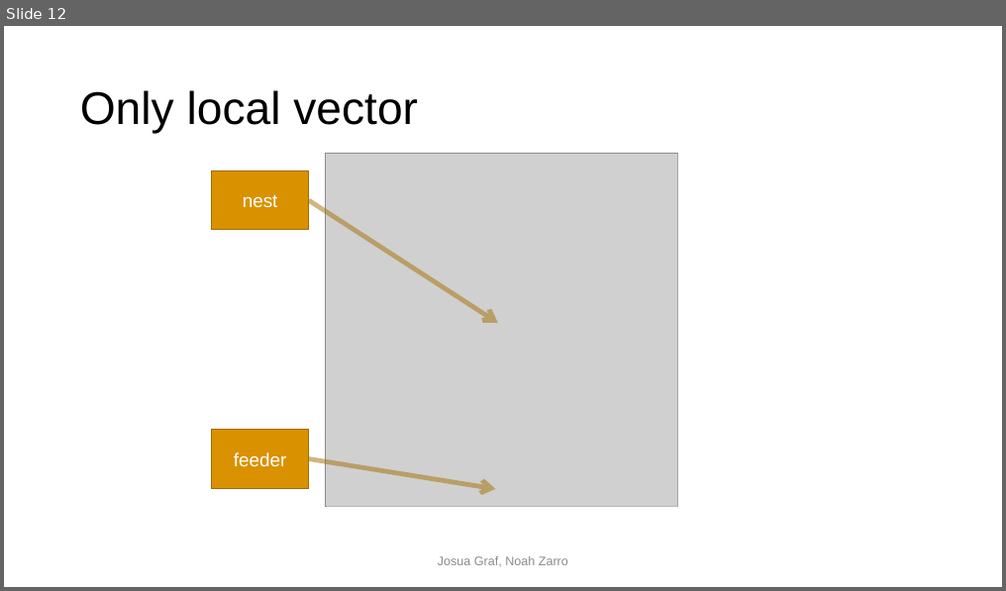
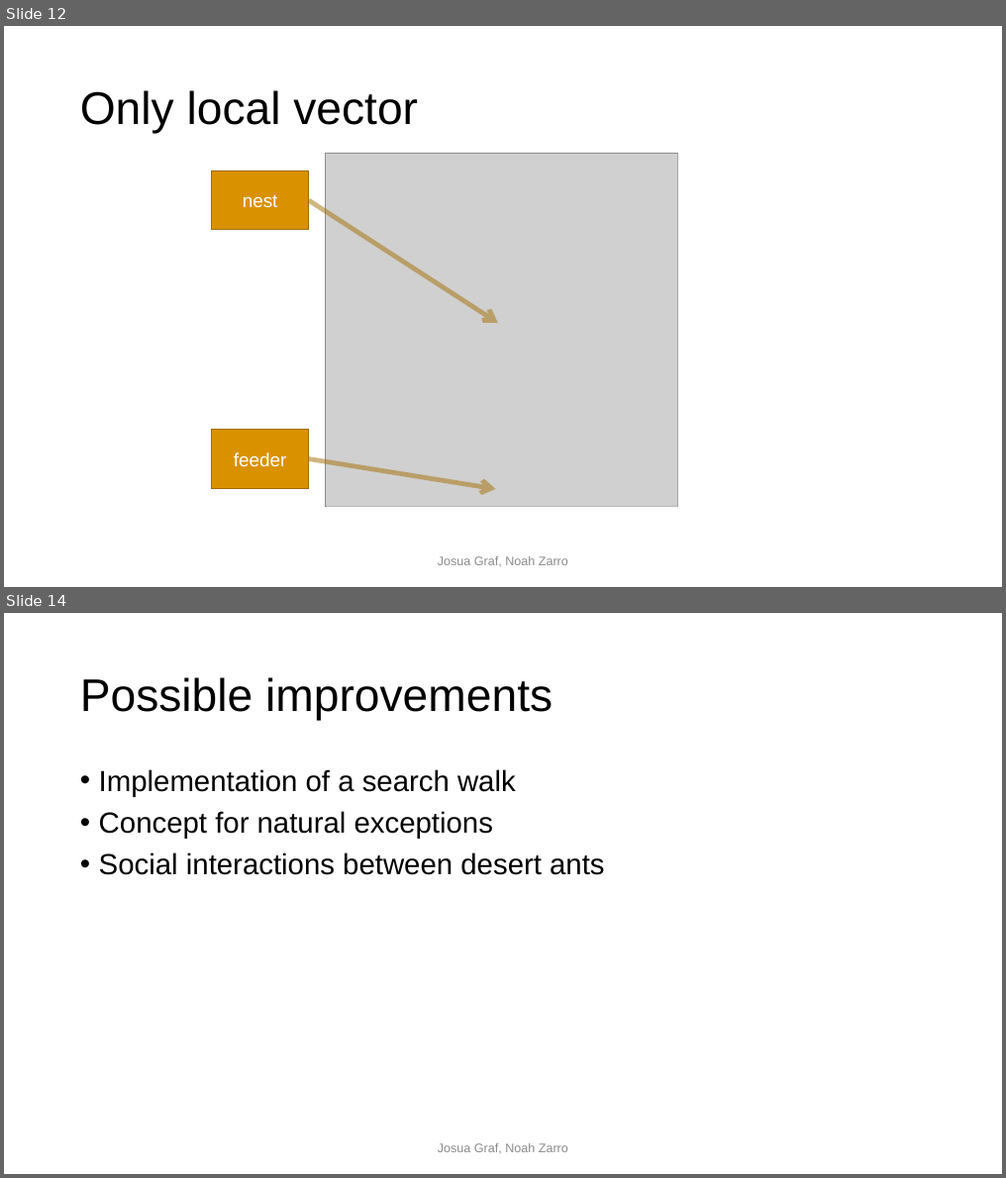
Before and after one commit to noahzarro/project_template, a slide deck: final_presentation/Back to home in desert.pptx. Shown one above the other, each under a label of ours: slide 12 before the commit, slides 12 and 14 after it; the slides between them are not shown. The pictures are 1006x591 and 1006x1178 pixels, drawn with LibreOffice and Linux fonts; fonts in the diff are those of the drawing; grey boxes stand for pictures; background and template pictures are left out. Boxes give left, top, right and bottom in pixels: in the first picture for what was removed or moved away, otherwise in the second. Text is boxed around its words. In the diff, an @@ line names an element or a change of style, - is before the commit and + after.

```diff
--- a/final_presentation/Back to home in desert.pptx
+++ b/final_presentation/Back to home in desert.pptx
@@ slide 14 added at box(4, 613, 1002, 1174), background #FFFFFF @@
@@ title added at box(80, 677, 552, 721), 44 pt, text #000000 @@
+Possible improvements
@@ text added at box(99, 769, 605, 875), 28 pt, text #000000 @@
+• Implementation of a search walk
+• Concept for natural exceptions
+• Social interactions between desert ants
@@ text added at box(438, 1144, 568, 1154), 12 pt, text #8C8C8C @@
+Josua Graf, Noah Zarro
```
Also in this commit, not shown: 1 slide changed, 1 other slide added, 1 other file.
